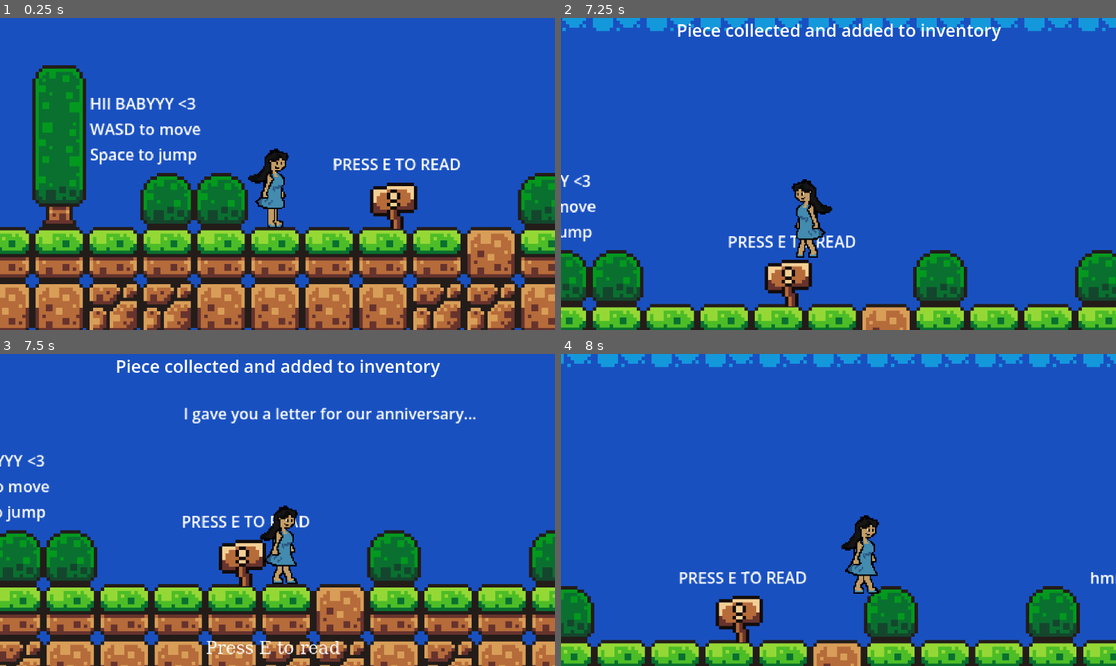
Above: before the commit, frames 1-4 (two rows, left to right).
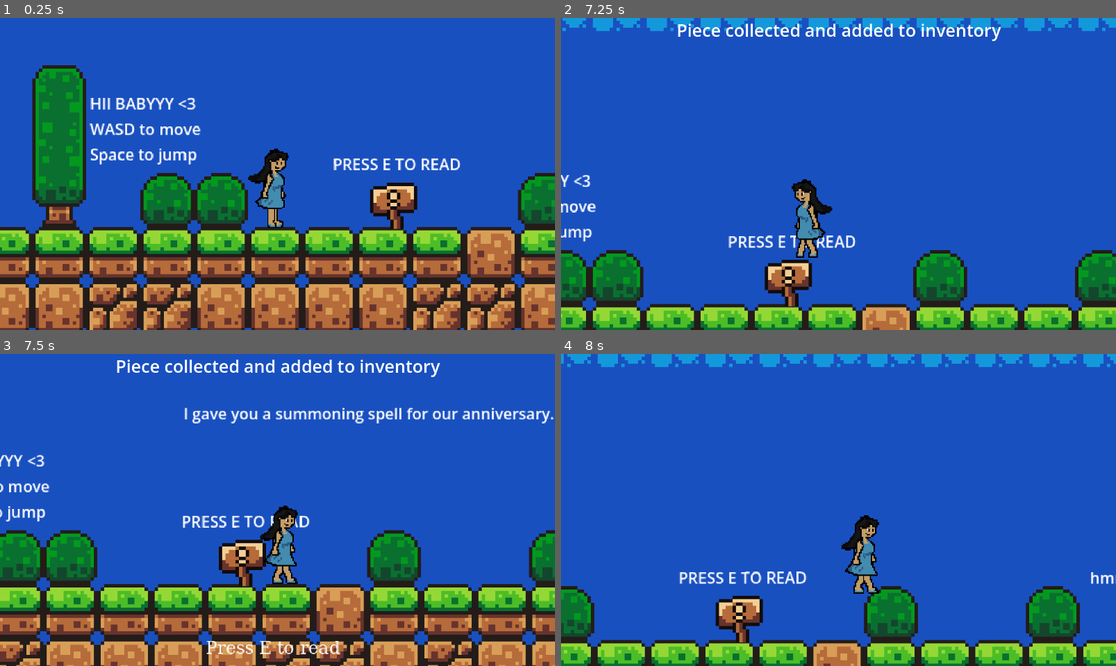
Above: after the commit, the same moments.

Repository: KeEbEe123/game
Game: Godot game, scene res://scenes/game.tscn
Two runs of this game, one before a commit and one after it. Both use one fixed random seed, a clock stepped at 60 frames per second and the inputs below.
Inputs:
- Up to frame 1 (0.25 s): no input
- Up to frame 2 (7.25 s): tap E (interact) at 0.5, 0.6, 1.25, 1.35, 2, 2.1, 2.75, 2.85, 3.5, 3.6, 4.25, 4.35, 5.1, 5.85, 6.6 s; hold D (ui_right) 0.53-2.03 s; tap Enter (ui_accept) at 0.77, 1.52, 3.02, 3.77, 4.52, 6.02, 6.77 s; hold A (ui_left) 2.03-2.78 s; hold D (ui_right) 2.78-4.28 s; hold A (ui_left) 4.28-5.03 s; hold D (ui_right) 5.03-5.78 s; hold A (ui_left) from 5.78 s (still down)
- Up to frame 3 (7.5 s): release A (ui_left) at 7.28 s; hold D (ui_right) from 7.28 s (still down); tap E (interact) at 7.35 s
- Up to frame 4 (8 s): keep holding D (ui_right); tap Enter (ui_accept) at 7.52 s

Frames 1-2 are identical in both runs. In frame 3, 1.1% of the frame differs, in the area x 49-100%, y 17-23%; in frame 4, nothing differs.

Commit message:
changed plot

Diff:
--- a/scripts/sign.gd
+++ b/scripts/sign.gd
@@ -6,7 +6,7 @@
 var message_index = 0
 
 var message_parts = [
-	"I gave you a letter for our anniversary...",
+	"I gave you a summoning spell for our anniversary...",
 	"But an evil sorceress M",
 	"magically ripped it into 4 pieces",
 	"and scattered them across the world.",
Not shown, changed: anushka.pck
